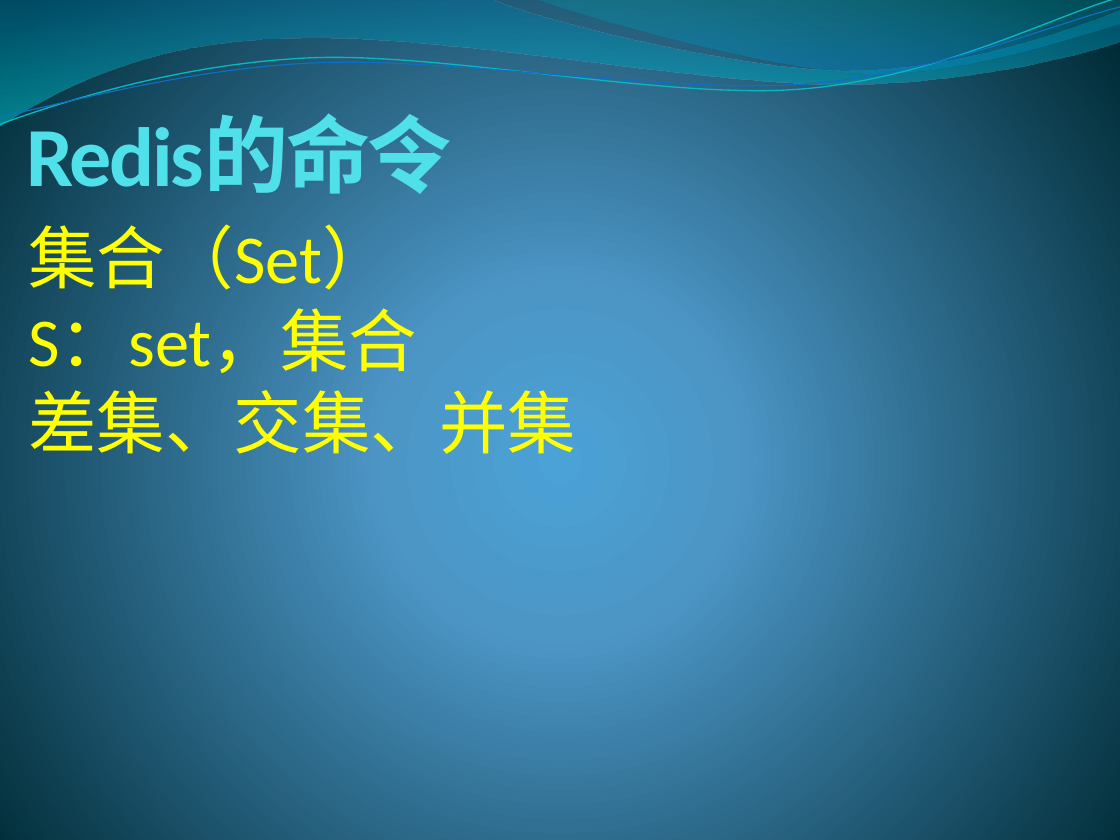
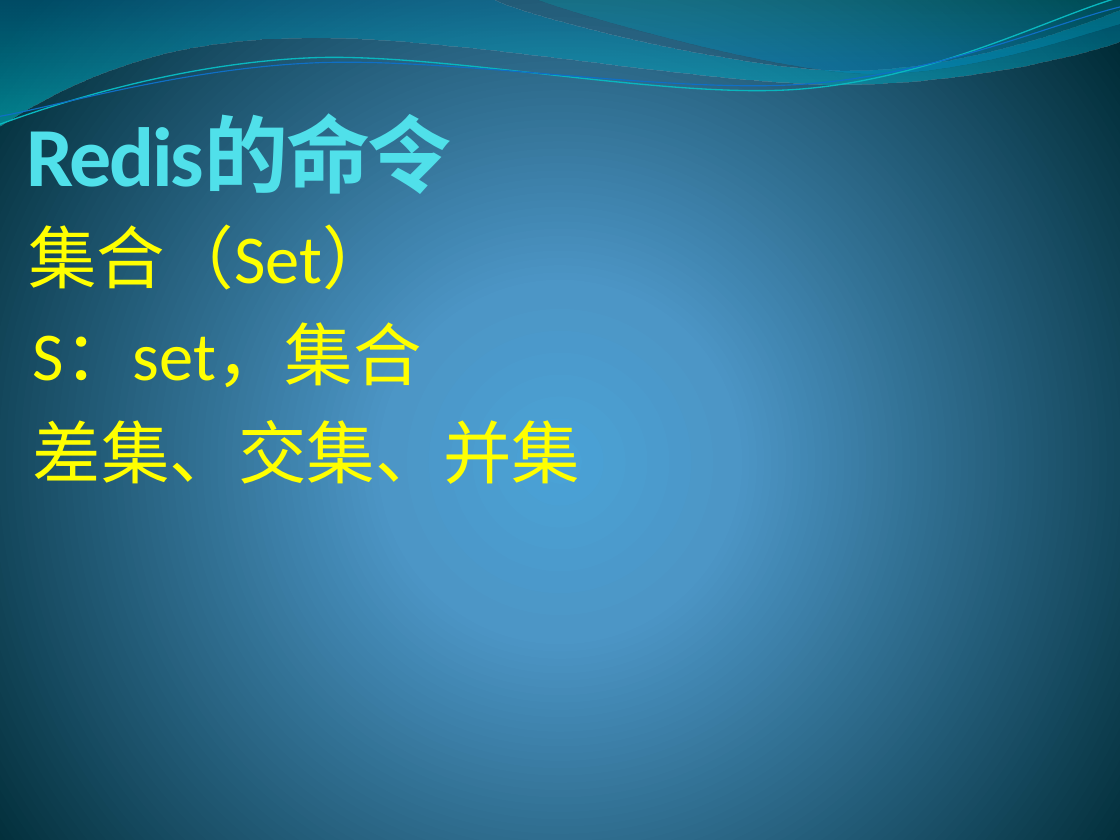
Before and after one commit to lixinjie1985/redis, a slide deck: slide 26 of docs/redis-01.pptx (slide 24 before the commit). Drawn at 1120x840 pixels with LibreOffice and Linux fonts; fonts in the diff are those of the drawing. Boxes give left, top, right and bottom in pixels: in the first picture for what was removed or moved away, otherwise in the second. Text is boxed around its words. In the diff, an @@ line names an element or a change of style, - is before the commit and + after.

```diff
--- a/docs/redis-01.pptx
+++ b/docs/redis-01.pptx
@@ text at (28, 309, 575, 465): paragraphs removed @@
-S：set，集合
-差集、交集、并集
@@ text added at (33, 323, 422, 396), 44 pt, text #FFFF00 @@
+S：set，集合
@@ text added at (33, 408, 580, 495), 44 pt, text #FFFF00 @@
+差集、交集、并集
```
Also in this commit, not shown: 22 other slides changed, 15 slides added.
